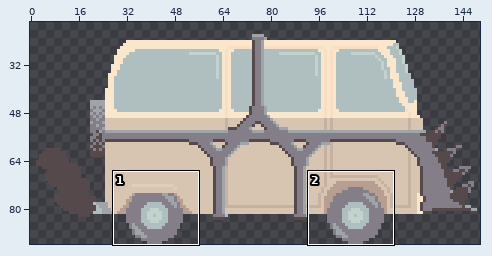
One commit to this pixel-art file: Twisted Petal/Assets/Aseprite/Player/Van.ase. Above: a wide view before the commit, with the close-up outlined.
Close-up. Before the commit:
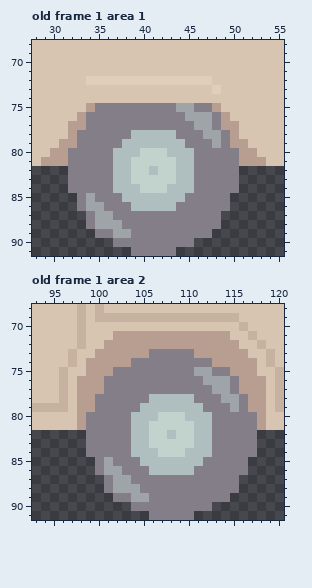
150x92 pixels, 1 frame. Shown: old frame 1 area 1: x 28..55, y 68..91; old frame 1 area 2: x 93..120, y 68..91. The wide view leaves out empty margins. The commit also changed other frames or places, which this record leaves out.
Now the later version:
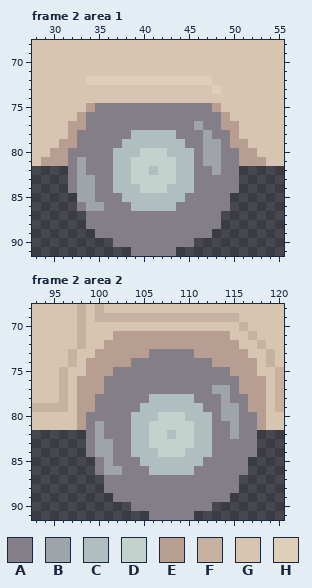
Palette (. is transparent): A #847e89  B #9fa4a9  C #afbfc0  D #c2d3cd  E #b79e90  F #c7b1a0  G #d7c4b1  H #dfceb9
A new or re-ordered frame is compared with the old frame closest to it.
From old to new:
frames 1 -> 8
Frame 2 area 1 is new; against old frame 1, layers "Effects", "Tires":
y 75: x 44..45 BB -> AA
y 76: x 45..47 BBB -> AAA
y 77: x 47 B -> A
y 78: x 48 B -> A
y 79: x 47 A -> B
y 80: x 47..48 AA -> BB
y 81: x 33 A -> B; x 47..48 AA -> BB
y 82: x 33 A -> B; x 48 A -> B
y 83..84: x 33..34 AA -> BB
y 85: x 33 A -> B
y 87: x 35..36 BB -> AA
y 88: x 35..37 BBB -> AAA
y 89: x 37..38 BB -> AA
Frame 2 area 2 is new; against old frame 1, layers "Effects", "Tires":
y 75: x 111..112 BB -> AA
y 76: x 112..114 BBB -> AAA
y 78: x 115 B -> A
y 79: x 114 A -> B
y 80: x 114..115 AA -> BB
y 81..82: x 100 A -> B; x 115 A -> B
y 83..84: x 100..101 AA -> BB
y 87: x 102..103 BB -> AA
y 88: x 102..104 BBB -> AAA
y 89: x 104..105 BB -> AA
Pixel boxes of the changes (left, top, right, bottom) in both close-ups:
changed: (176, 103, 221, 175)
changed: (77, 157, 131, 238)
changed: (194, 367, 239, 439)
changed: (95, 421, 149, 502)
